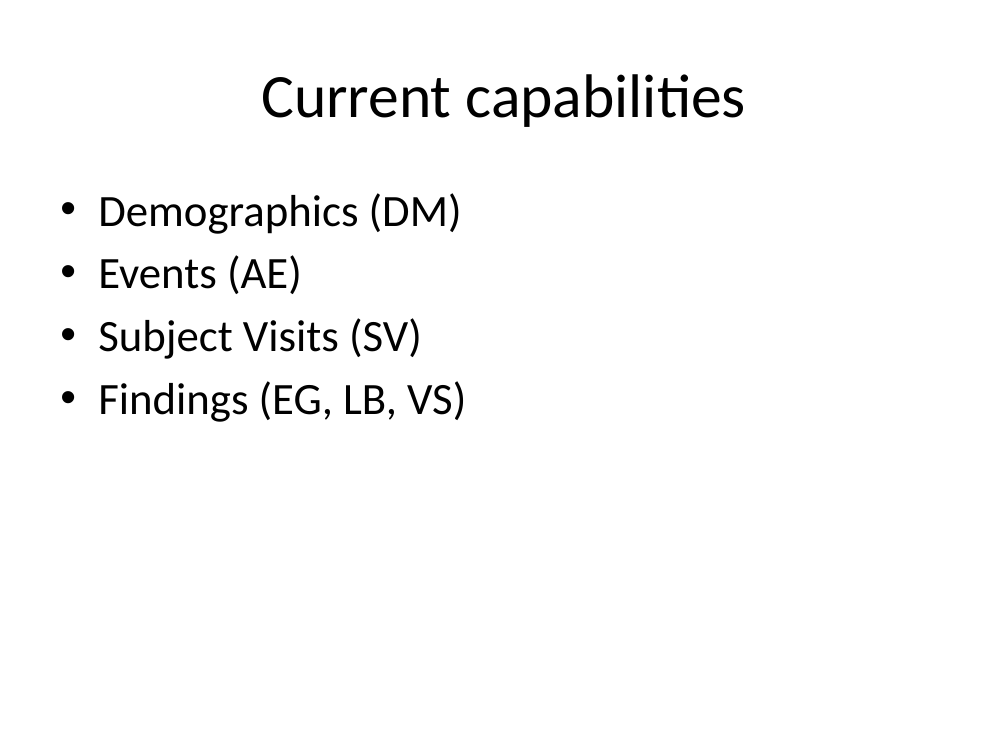
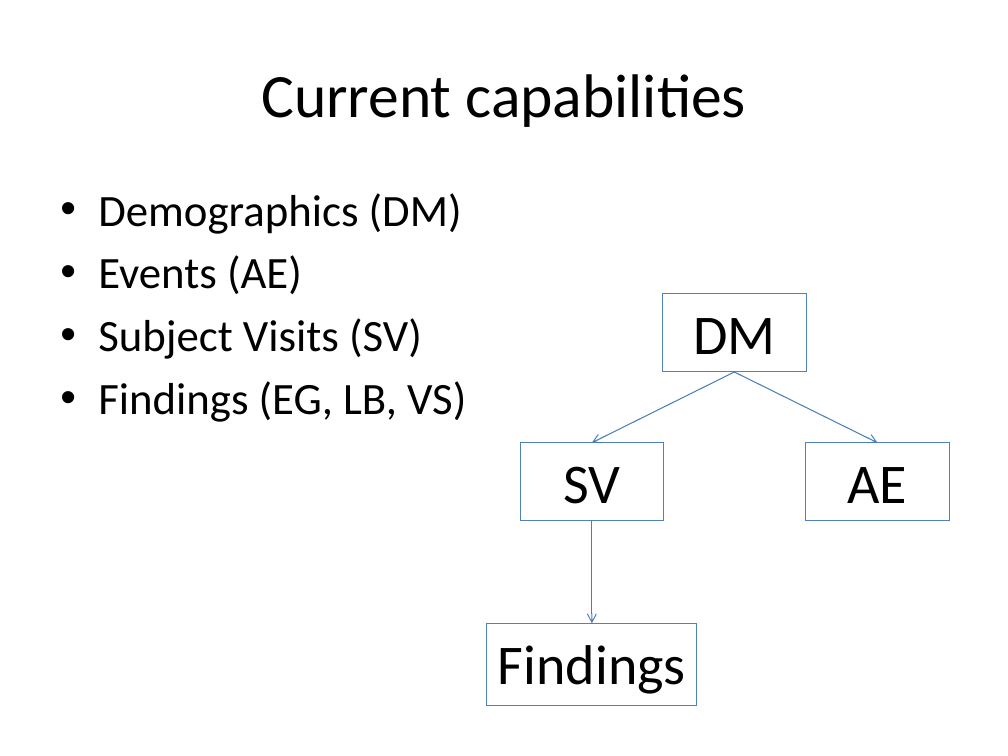
Before and after one commit to srosanba/sas-sdtm-simulator, a slide deck: slide 5 of doc/sas-sdtm-simulator.pptx (slide 2 before the commit). Drawn at 1008x756 pixels with LibreOffice and Linux fonts; fonts in the diff are those of the drawing. Boxes give left, top, right and bottom in pixels: in the first picture for what was removed or moved away, otherwise in the second. Text is boxed around its words. In the diff, an @@ line names an element or a change of style, - is before the commit and + after.

```diff
--- a/doc/sas-sdtm-simulator.pptx
+++ b/doc/sas-sdtm-simulator.pptx
@@ rectangle added at box(662, 294, 805, 372), outline #4F81BD 0.75 pt, 40 pt, text #000000 @@
+DM
@@ arrow added from (735, 372) to (592, 443), #4B7EBC 0.75 pt @@
@@ arrow added from (735, 372) to (878, 443), #4B7EBC 0.75 pt @@
@@ rectangle added at box(520, 443, 663, 520), outline #4F81BD 0.75 pt, 40 pt, text #000000 @@
+SV
@@ rectangle added at box(805, 443, 949, 520), outline #4F81BD 0.75 pt, 40 pt, text #000000 @@
+AE
@@ arrow added from (592, 521) to (592, 623), #4B7EBC 0.75 pt @@
@@ rectangle added at box(487, 623, 697, 706), outline #4F81BD 0.75 pt, 40 pt, text #000000 @@
+Findings
```
Also in this commit, not shown: 2 other slides changed, 7 slides added, 1 slide removed.
